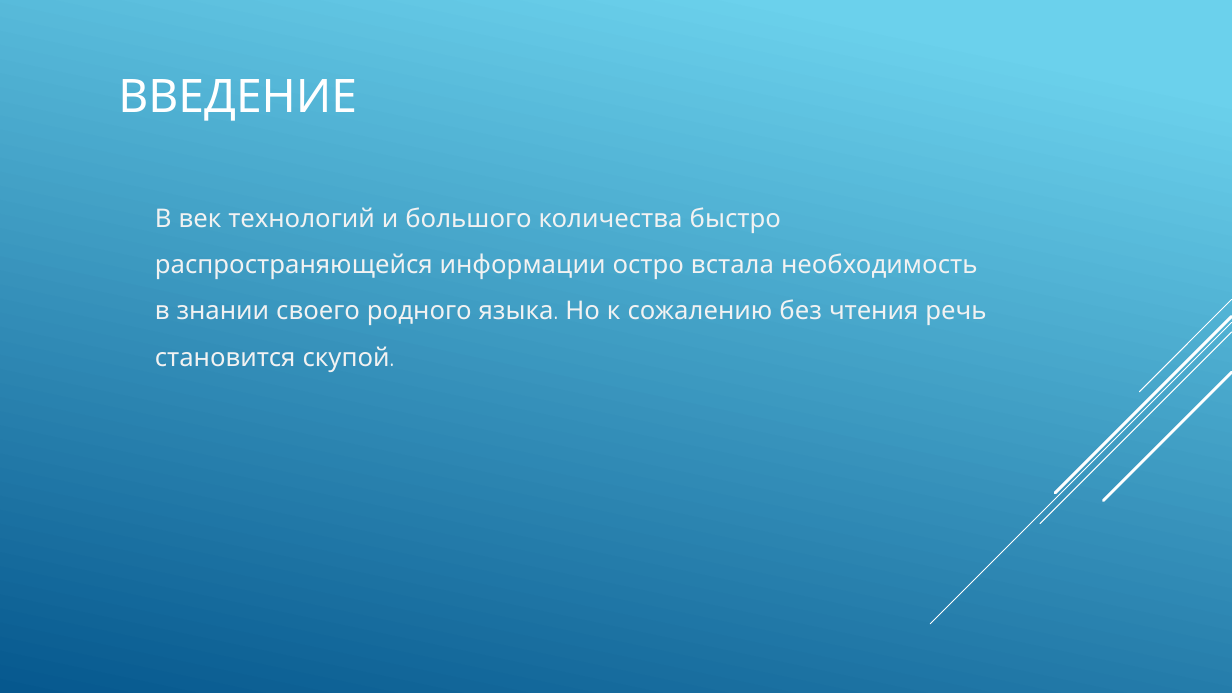
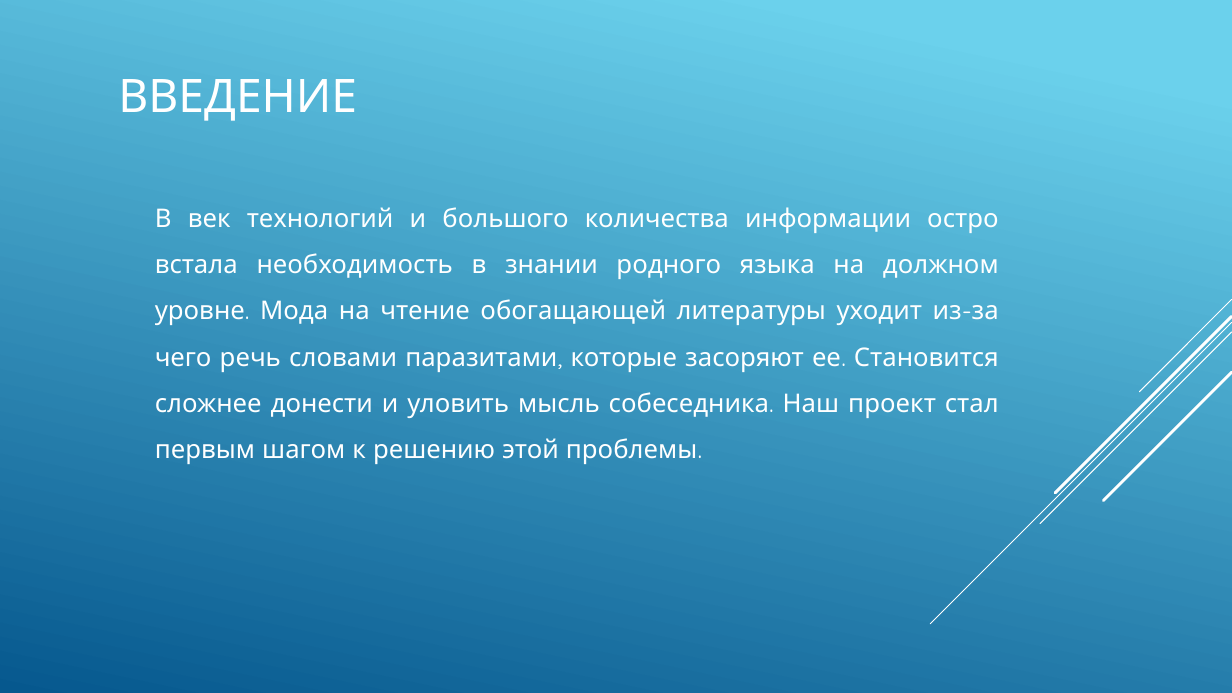
Before and after one commit to Lerika123/verbalize, a slide deck: slide 2 of СловоВед.pptx. Drawn at 1232x693 pixels with LibreOffice and Linux fonts; fonts in the diff are those of the drawing. Boxes give left, top, right and bottom in pixels: in the first picture for what was removed or moved away, otherwise in the second. Text is boxed around its words. In the diff, an @@ line names an element or a change of style, - is before the commit and + after.

```diff
--- a/СловоВед.pptx
+++ b/СловоВед.pptx
@@ text at bbox=[155, 207, 999, 464]: text changed; text colour #F2F2F2 to #FFFFFF @@
-В век технологий и большого количества быстро распространяющейся информации остро встала необходимость в знании своего родного языка. Но к сожалению без чтения речь становится скупой.
+В век технологий и большого количества информации остро встала необходимость в знании родного языка на должном уровне. Мода на чтение обогащающей литературы уходит из-за чего речь словами паразитами, которые засоряют ее. Становится сложнее донести и уловить мысль собеседника. Наш проект стал первым шагом к решению этой проблемы.
```
Also in this commit, not shown: 5 other slides changed, 1 slide removed.
